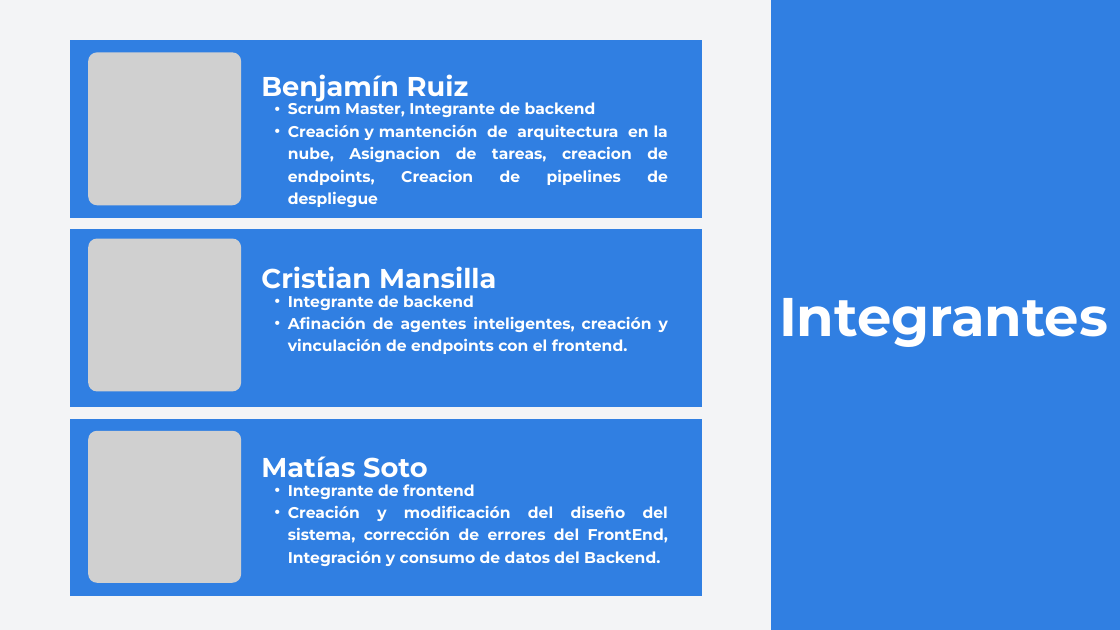
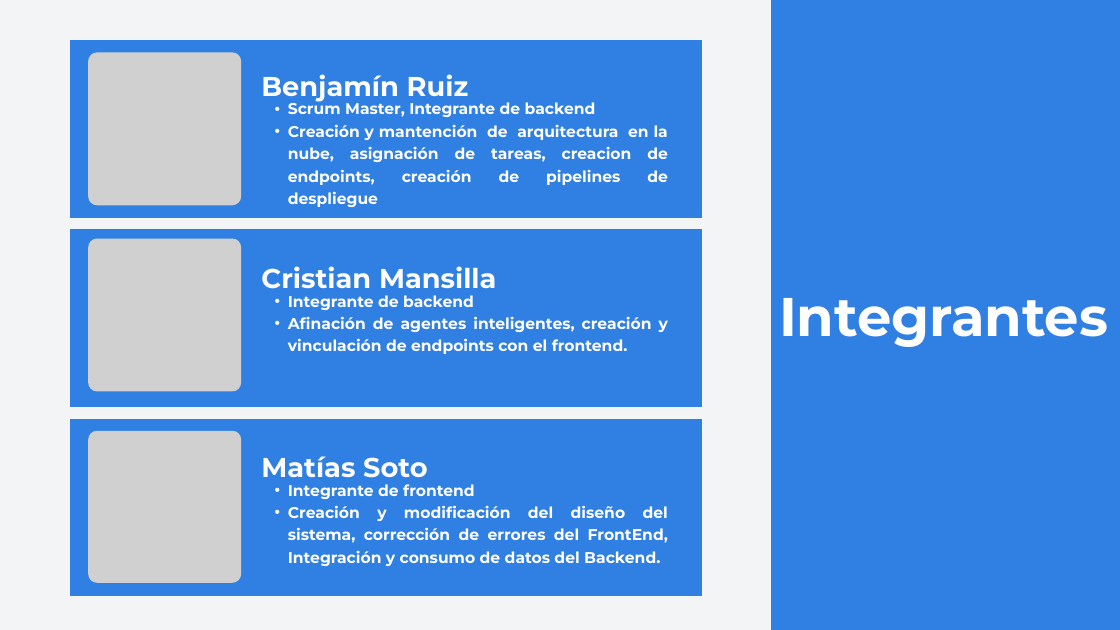
Before and after one commit to Wachitugo/Capstone, a slide deck: slide 2 of Fase 3/Presentación final.pptx. Drawn at 1120x630 pixels with LibreOffice and Linux fonts; fonts in the diff are those of the drawing; grey boxes stand for pictures. Boxes give left, top, right and bottom in pixels: in the first picture for what was removed or moved away, otherwise in the second. Text is boxed around its words. In the diff, an @@ line names an element or a change of style, - is before the commit and + after.

```diff
--- a/Fase 3/Presentación final.pptx
+++ b/Fase 3/Presentación final.pptx
@@ text at (288, 124, 668, 207): text changed @@
-  • Creación y mantención de arquitectura en la nube, Asignacion de tareas, creacion de endpoints, Creacion de pipelines de despliegue
+  • Creación y mantención de arquitectura en la nube, asignación de tareas, creacion de endpoints, creación de pipelines de despliegue
```
Also in this commit, not shown: 8 other slides changed, 2 slides added, 1 other file.
